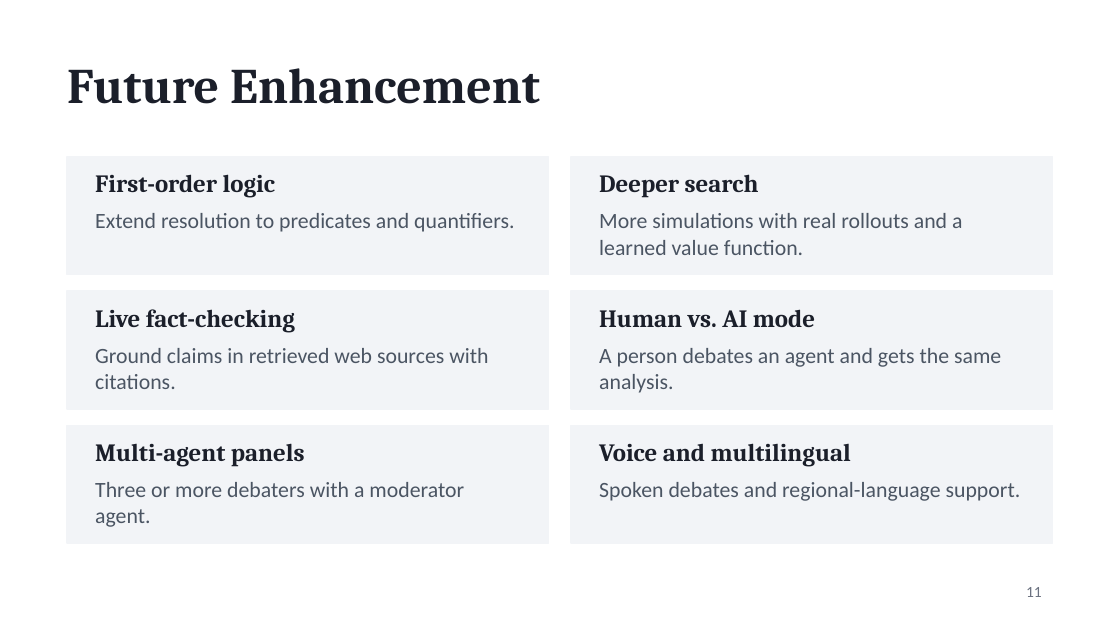
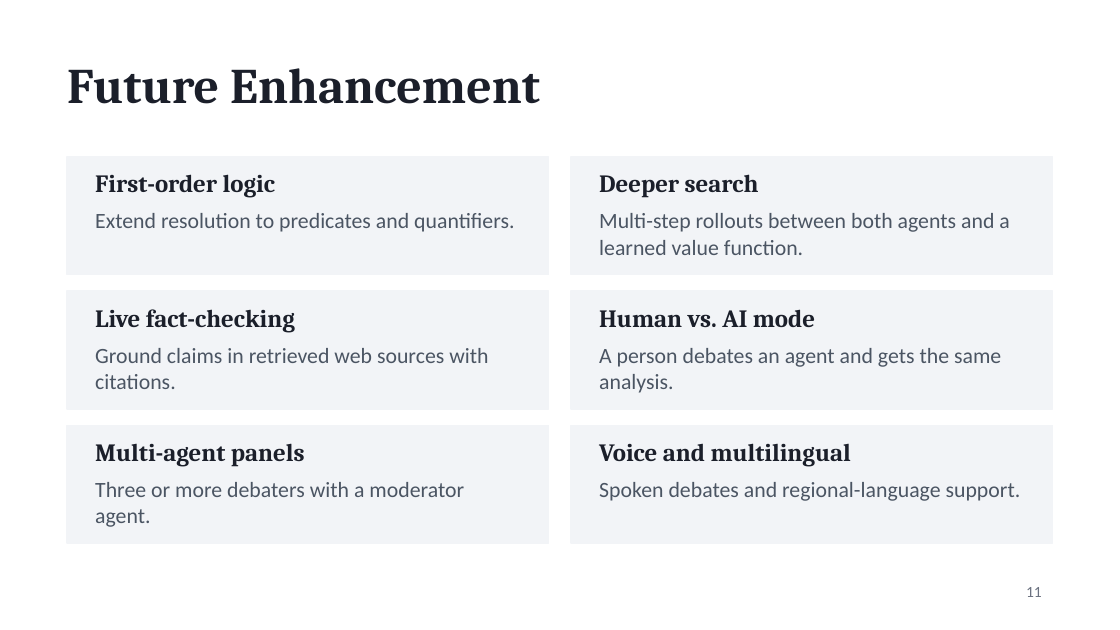
Before and after one commit to AdhithyaSivaraj/Agentic-Debate-Prep-Arena-Using-MCTS, a slide deck: slide 11 of Agentic_Debate_Arena.pptx. Drawn at 1120x630 pixels with LibreOffice and Linux fonts; fonts in the diff are those of the drawing. Boxes give left, top, right and bottom in pixels: in the first picture for what was removed or moved away, otherwise in the second. Text is boxed around its words. In the diff, an @@ line names an element or a change of style, - is before the commit and + after.

```diff
--- a/Agentic_Debate_Arena.pptx
+++ b/Agentic_Debate_Arena.pptx
@@ text at (599,213,1009,255): text changed @@
-More simulations with real rollouts and a learned value function.
+Multi-step rollouts between both agents and a learned value function.
```
Also in this commit, not shown: 6 other slides changed.
